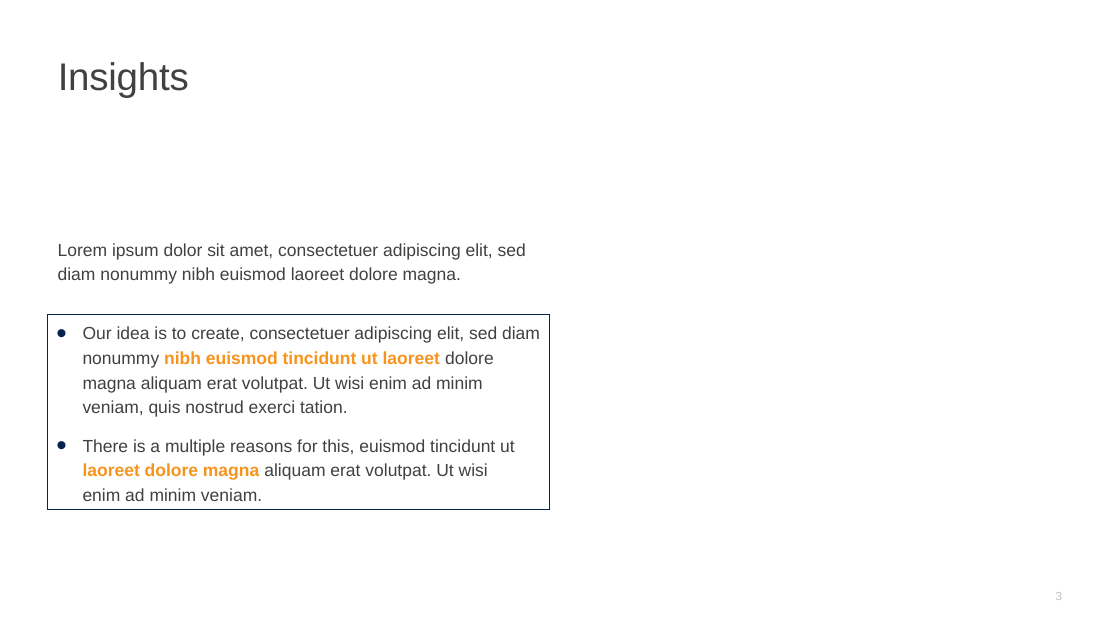
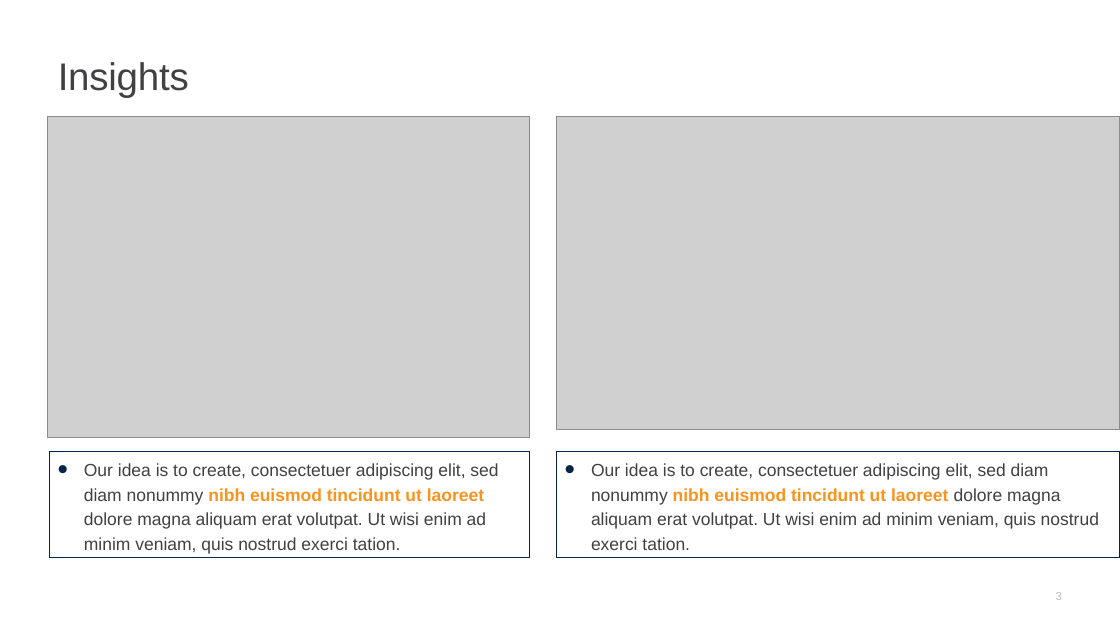
Before and after one commit to edimaudo/hackathon_coding_challenges, a slide deck: slide 3 of afp_challenge/afp_challenge_deck.pptx. Drawn at 1120x630 pixels with LibreOffice and Linux fonts; fonts in the diff are those of the drawing; grey boxes stand for pictures. Boxes give left, top, right and bottom in pixels: in the first picture for what was removed or moved away, otherwise in the second. Text is boxed around its words. In the diff, an @@ line names an element or a change of style, - is before the commit and + after.

```diff
--- a/afp_challenge/afp_challenge_deck.pptx
+++ b/afp_challenge/afp_challenge_deck.pptx
@@ picture added at [47, 116, 529, 438] @@
@@ picture added at [557, 116, 1120, 429] @@
@@ text removed at [58, 243, 526, 284] @@
-Lorem ipsum dolor sit amet, consectetuer adipiscing elit, sed diam nonummy nibh euismod laoreet dolore magna.
@@ text in rectangle at [83, 439, 515, 501]: paragraph removed @@
-• There is a multiple reasons for this, euismod tincidunt ut laoreet dolore magna aliquam erat volutpat. Ut wisi
-  enim ad minim veniam.
@@ rectangle "Our idea is to create, ...": place and size @@
-rectangle "Our idea is to create, ..." at [48, 315, 549, 510]
+rectangle "Our idea is to create, ..." at [50, 452, 530, 558]
@@ rectangle added at [557, 452, 1120, 558], outline #04244C 0.75 pt, 15 pt, text #414042 @@
+• Our idea is to create, consectetuer adipiscing elit, sed diam nonummy nibh euismod tincidunt ut laoreet dolore magna aliquam erat volutpat. Ut wisi enim ad minim veniam, quis nostrud exerci tation.
```
Also in this commit, not shown: 2 other slides changed.
